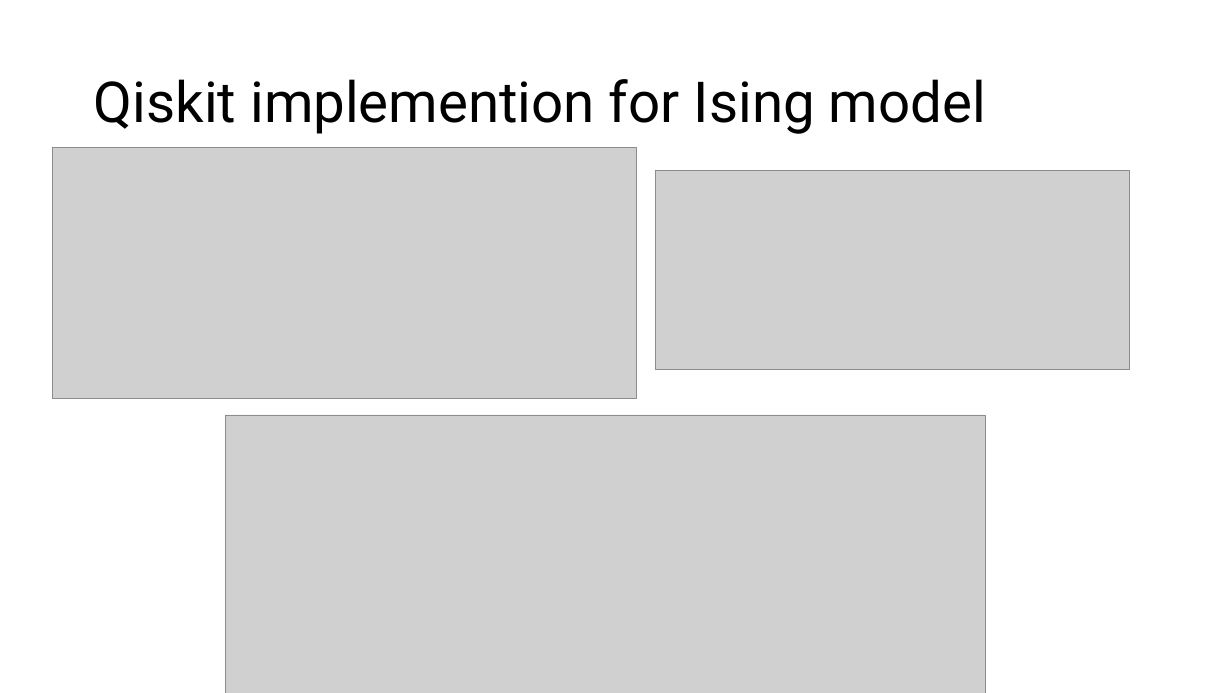
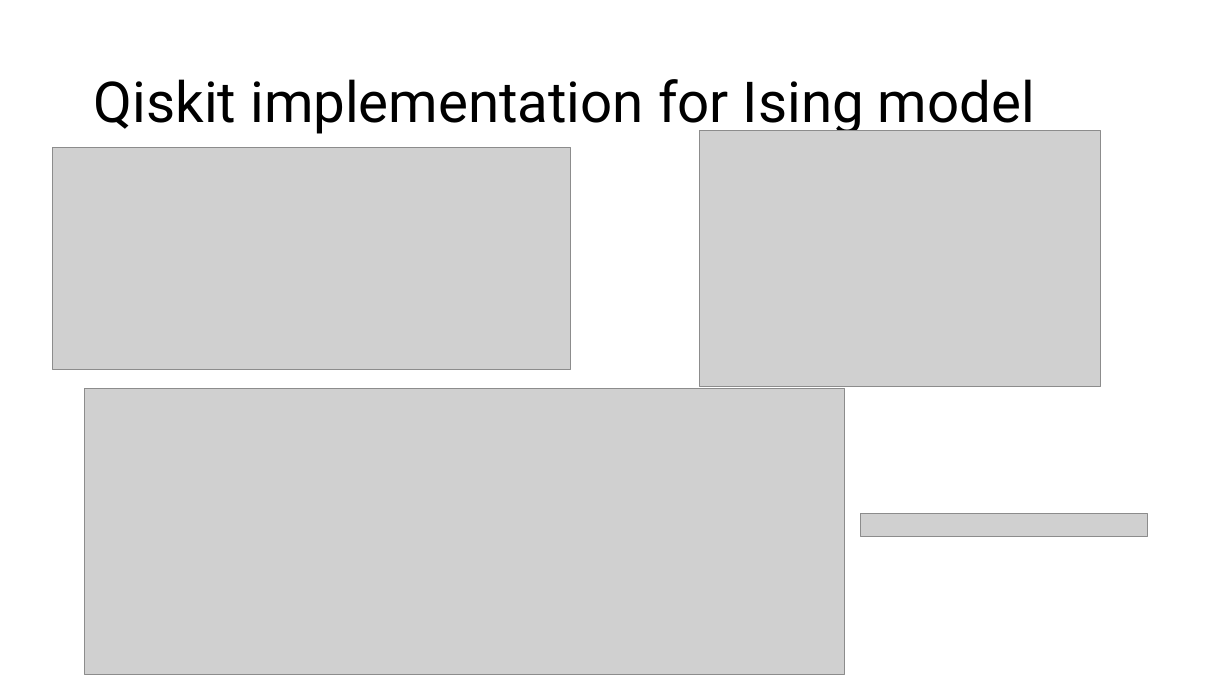
Before and after one commit to ahmad-shafiei/Quantum_Algorithm_Fundation, a slide deck: slide 11 of Presentation/Main_structure_backup.pptx (slide 9 before the commit). Drawn at 1232x693 pixels with LibreOffice and Linux fonts; fonts in the diff are those of the drawing; grey boxes stand for pictures. Boxes give left, top, right and bottom in pixels: in the first picture for what was removed or moved away, otherwise in the second. Text is boxed around its words. In the diff, an @@ line names an element or a change of style, - is before the commit and + after.

```diff
--- a/Presentation/Main_structure_backup.pptx
+++ b/Presentation/Main_structure_backup.pptx
@@ title at box(94, 79, 1035, 135): text changed @@
-Qiskit implemention for Ising model
+Qiskit implementation for Ising model
@@ picture: place and size @@
-picture at box(53, 147, 638, 398)
+picture at box(53, 147, 571, 370)
@@ picture: place and size @@
-picture at box(655, 171, 1129, 370)
+picture at box(700, 130, 1101, 386)
@@ picture: place and size @@
-picture at box(226, 415, 985, 693)
+picture at box(85, 388, 845, 675)
@@ picture added at box(861, 513, 1148, 536) @@
```
Also in this commit, not shown: 9 other slides changed, 3 slides added, 1 slide removed, 21 other files.
